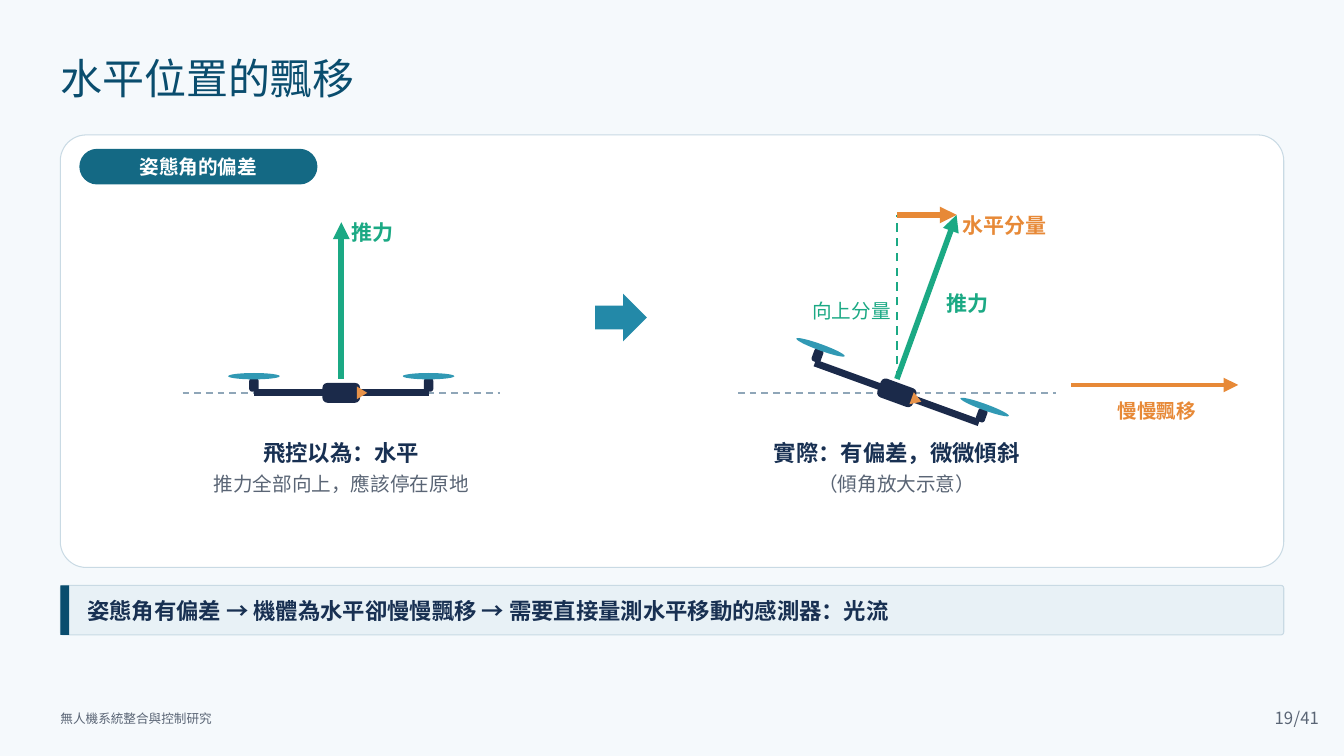
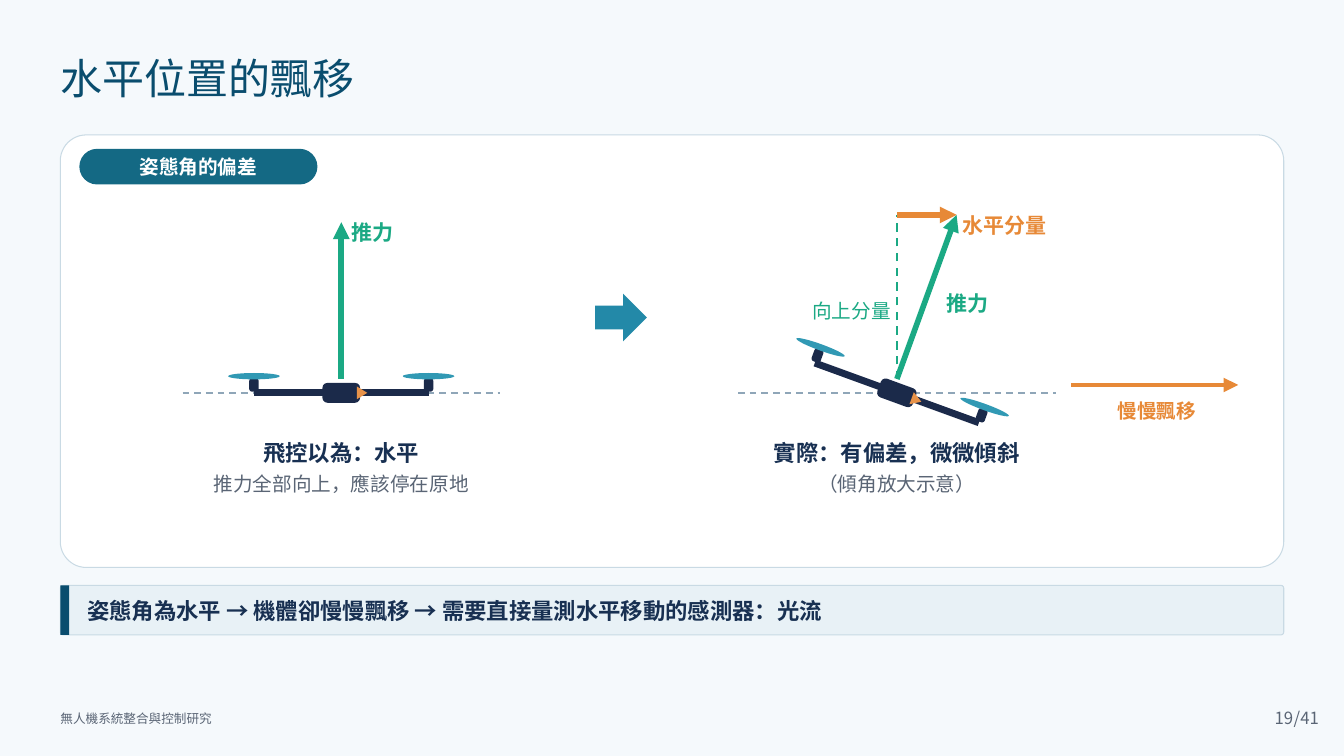
Before and after one commit to lingken1028/-, a slide deck: slide 19 of 無人機系統整合與控制研究_口試簡報 2.pptx. Drawn at 1344x756 pixels with LibreOffice and Linux fonts; fonts in the diff are those of the drawing. Boxes give left, top, right and bottom in pixels: in the first picture for what was removed or moved away, otherwise in the second. Text is boxed around its words. In the diff, an @@ line names an element or a change of style, - is before the commit and + after.

```diff
--- a/無人機系統整合與控制研究_口試簡報 2.pptx
+++ b/無人機系統整合與控制研究_口試簡報 2.pptx
@@ text at box(87, 596, 821, 624): text changed @@
-姿態角有偏差 → 機體為水平卻慢慢飄移 → 需要直接量測水平移動的感測器：光流
+姿態角為水平 → 機體卻慢慢飄移 → 需要直接量測水平移動的感測器：光流
```
Also in this commit, not shown: 7 other slides changed.
